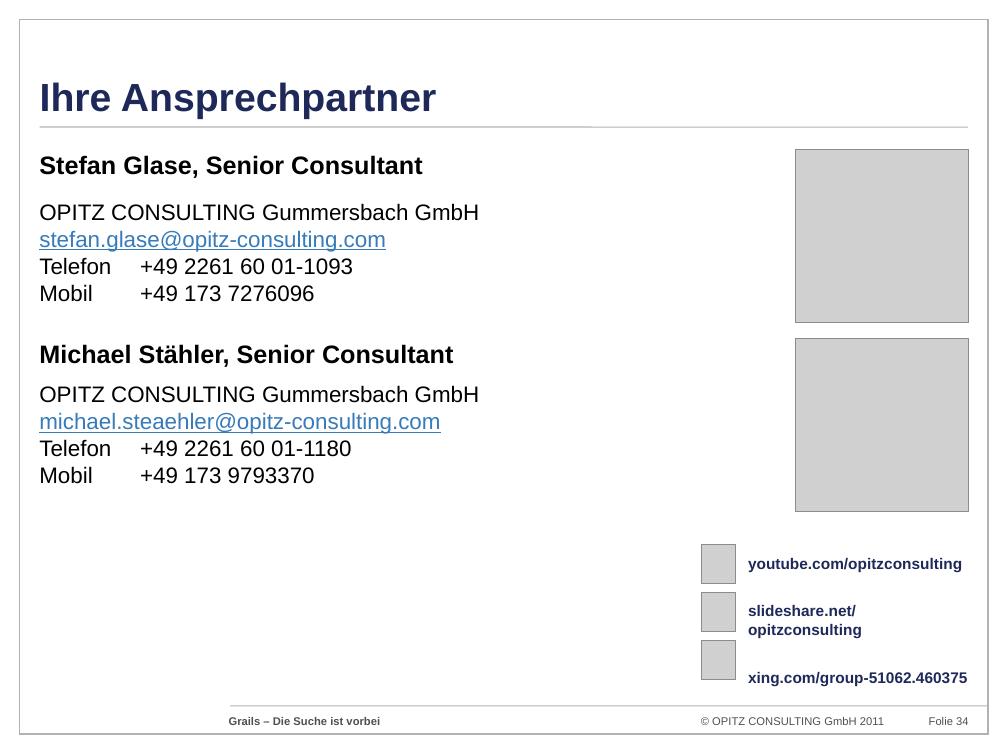
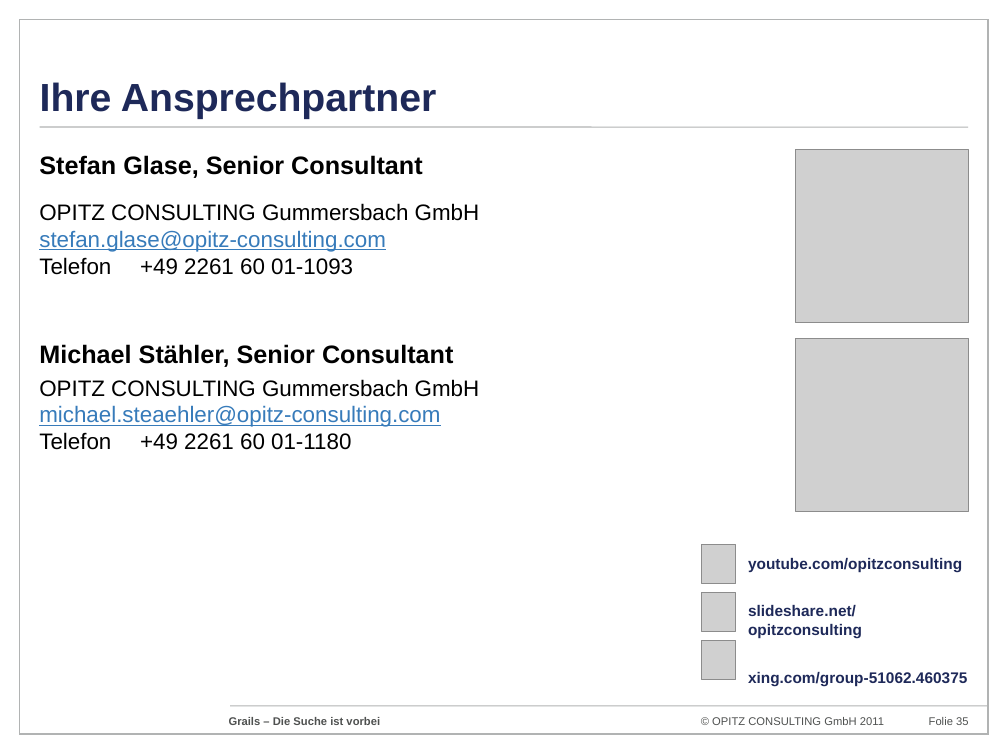
Before and after one commit to codescape/presentations, a slide deck: slide 35 of grails-die-suche-ist-vorbei/grails-doagkonferenz-2011.pptx (slide 34 before the commit). Drawn at 1008x756 pixels with LibreOffice and Linux fonts; fonts in the diff are those of the drawing; grey boxes stand for pictures; background and template pictures are left out. Boxes give left, top, right and bottom in pixels: in the first picture for what was removed or moved away, otherwise in the second. Text is boxed around its words. In the diff, an @@ line names an element or a change of style, - is before the commit and + after.

Commit message:
update slides

```diff
--- a/grails-die-suche-ist-vorbei/grails-doagkonferenz-2011.pptx
+++ b/grails-die-suche-ist-vorbei/grails-doagkonferenz-2011.pptx
@@ text at bbox=[39, 203, 480, 275]: text changed @@
-OPITZ CONSULTING Gummersbach GmbH
-stefan.glase@opitz-consulting.com
-Telefon +49 2261 60 01-1093
-Mobil +49 173 7276096
+OPITZ CONSULTING Gummersbach GmbH
+stefan.glase@opitz-consulting.com
+Telefon +49 2261 60 01-1093
@@ text at bbox=[39, 379, 480, 450]: text changed @@
-OPITZ CONSULTING Gummersbach GmbH
-michael.steaehler@opitz-consulting.com
-Telefon +49 2261 60 01-1180
-Mobil +49 173 9793370
+OPITZ CONSULTING Gummersbach GmbH
+michael.steaehler@opitz-consulting.com
+Telefon +49 2261 60 01-1180
@@ page number at bbox=[929, 717, 968, 725]: text changed @@
-Folie 34
+Folie 35
```
Also in this commit, not shown: 6 other slides changed, 1 slide added.
